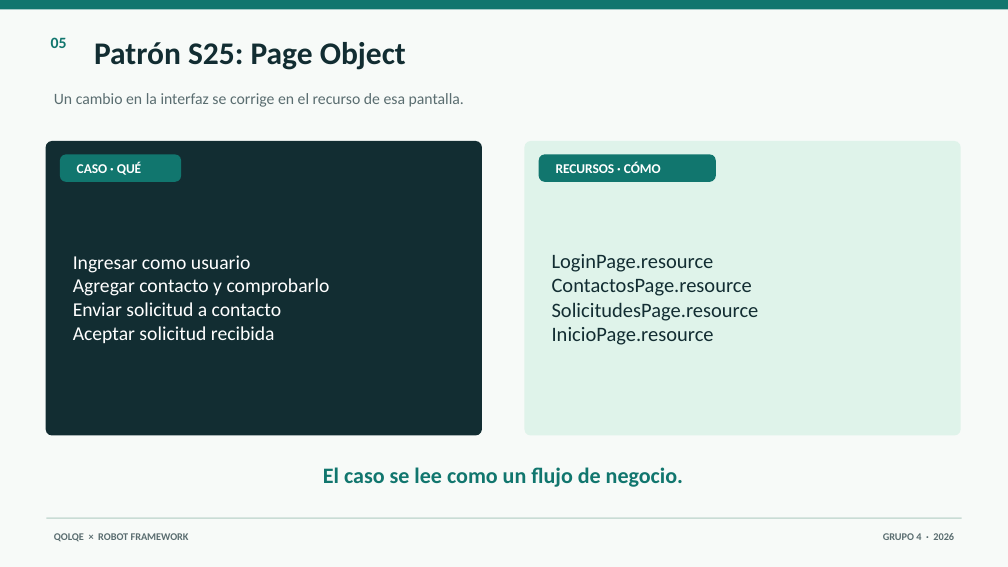
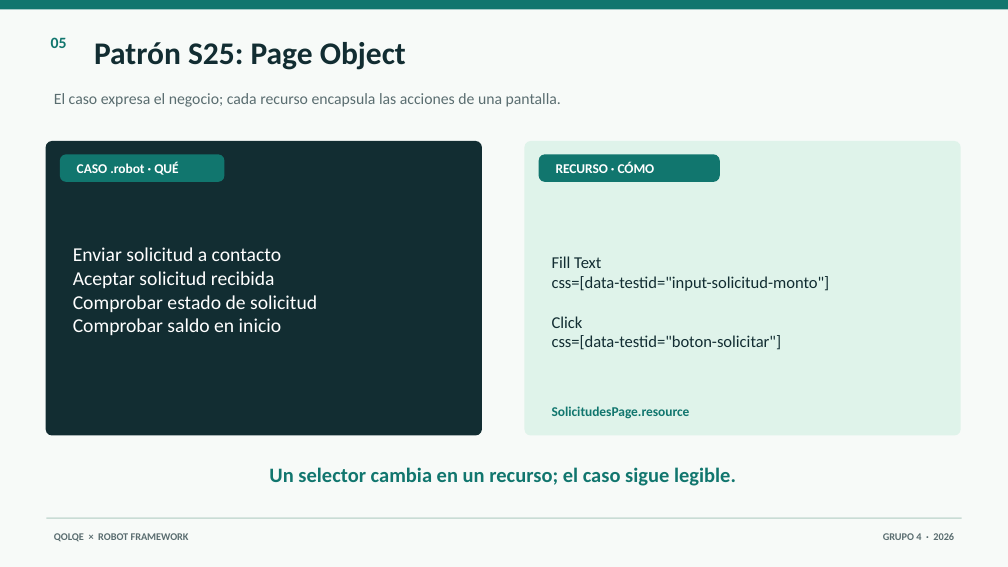
Before and after one commit to Joharjbe/qolqe-wallet, a slide deck: slide 5 of docs/Presentacion_Robot_Framework_G4_visual.pptx. Drawn at 1008x567 pixels with LibreOffice and Linux fonts; fonts in the diff are those of the drawing. Boxes give left, top, right and bottom in pixels: in the first picture for what was removed or moved away, otherwise in the second. Text is boxed around its words. In the diff, an @@ line names an element or a change of style, - is before the commit and + after.

Commit message:
Align presentation with ten-minute grading rubric

```diff
--- a/docs/Presentacion_Robot_Framework_G4_visual.pptx
+++ b/docs/Presentacion_Robot_Framework_G4_visual.pptx
@@ text at [54,93,561,107]: text changed @@
-Un cambio en la interfaz se corrige en el recurso de esa pantalla.
+El caso expresa el negocio; cada recurso encapsula las acciones de una pantalla.
@@ rounded rectangle: place and size @@
-rounded rectangle at [60,154,181,181]
+rounded rectangle at [60,154,225,181]
@@ text at [77,162,178,175]: text changed @@
-CASO · QUÉ
+CASO .robot · QUÉ
@@ rounded rectangle: place and size @@
-rounded rectangle at [538,154,715,181]
+rounded rectangle at [538,154,720,181]
@@ text at [556,162,655,173]: text changed @@
-RECURSOS · CÓMO
+RECURSO · CÓMO
@@ text at [73,255,330,296]: paragraphs removed @@
-Ingresar como usuario
-Agregar contacto y comprobarlo
@@ text at [552,256,830,350]: text changed; size 19.5 to 15.8 pt @@
-LoginPage.resource
-ContactosPage.resource
-SolicitudesPage.resource
-InicioPage.resource
+Fill Text
+css=[data-testid="input-solicitud-monto"]
+Click
+css=[data-testid="boton-solicitar"]
@@ text at [73,295,317,335]: paragraphs added @@
+Comprobar estado de solicitud
+Comprobar saldo en inicio
@@ text added at [552,406,690,419], 12.8 pt, text #11766E, bold @@
+SolicitudesPage.resource
@@ text at [269,467,736,486]: text changed; size 21 to 19.5 pt @@
-El caso se lee como un flujo de negocio.
+Un selector cambia en un recurso; el caso sigue legible.
```
Also in this commit, not shown: 2 other slides changed, 1 other file.
